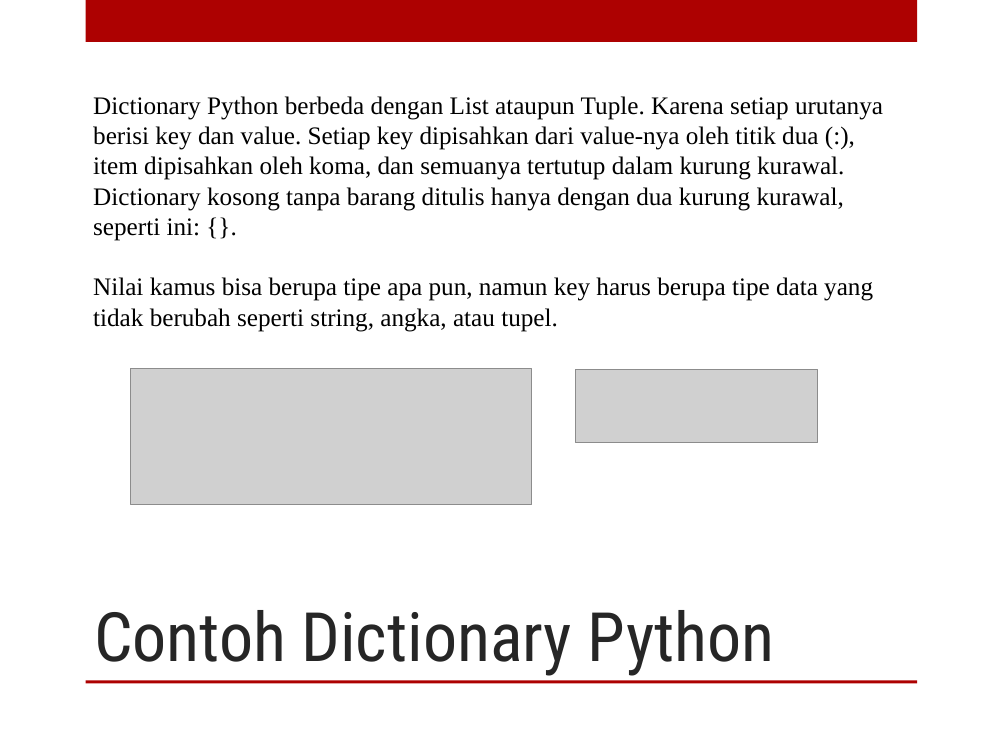
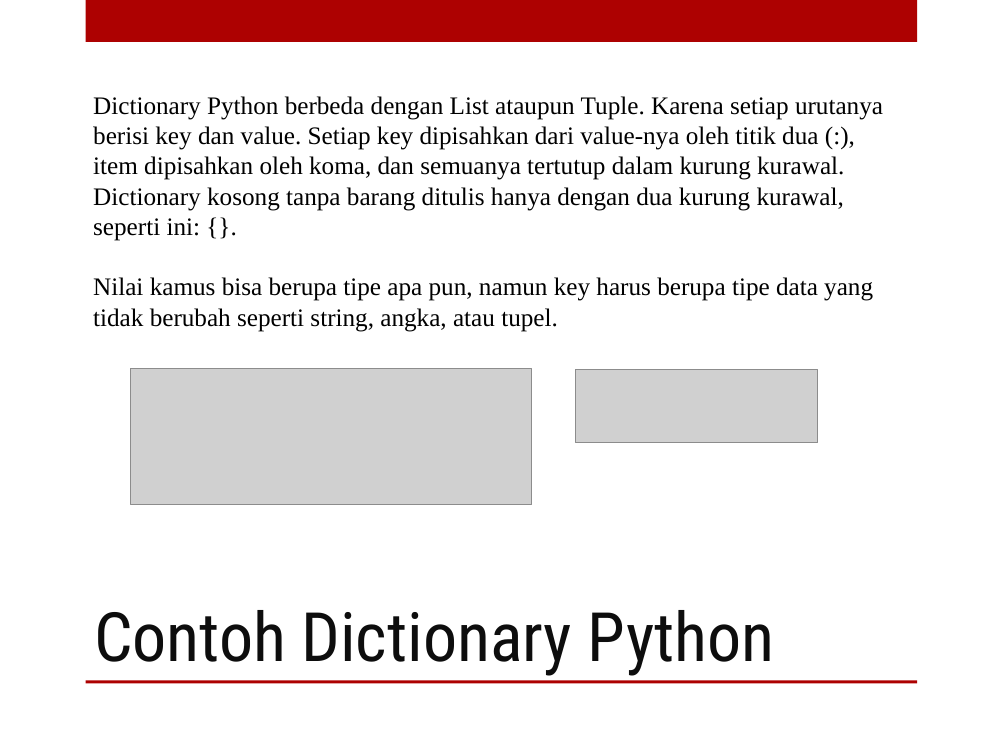
Before and after one commit to jagbhayang/Pengantar-DeepLearning, a slide deck: slide 16 of Tugas 1/Pengantar Algoritma Deep Learning.pptx. Drawn at 1008x756 pixels with LibreOffice and Linux fonts; fonts in the diff are those of the drawing; grey boxes stand for pictures; background and template pictures are left out. Boxes give left, top, right and bottom in pixels: in the first picture for what was removed or moved away, otherwise in the second. Text is boxed around its words. In the diff, an @@ line names an element or a change of style, - is before the commit and + after.

```diff
--- a/Tugas 1/Pengantar Algoritma Deep Learning.pptx
+++ b/Tugas 1/Pengantar Algoritma Deep Learning.pptx
@@ title "Contoh Dictionary Python" at [94, 610, 774, 676]: text colour #262626 to #0D0D0D @@
```
Also in this commit, not shown: 27 other slides changed, 7 slides added.
